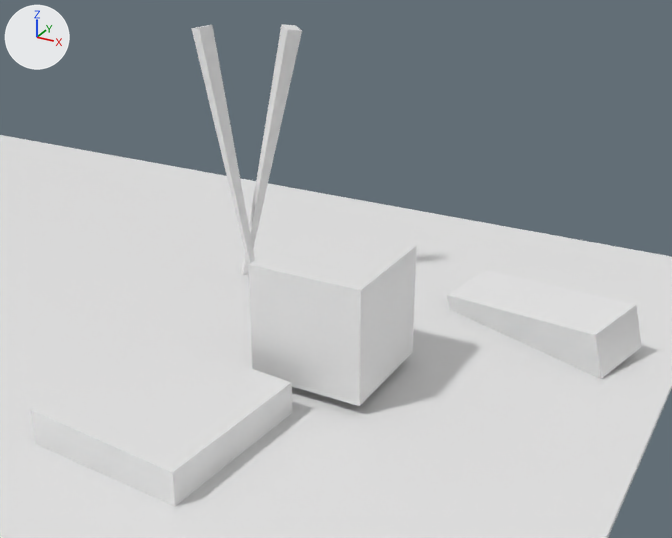
One commit to the Blender file blend-files/demo2.blend: the scene before it, then after it.
Camera for both pictures: a camera (50 mm lens) standing at (19.04, -34.47, 22.75) and looking at (0.19, -0.2, 5.62). Arrows for +X, +Y and +Z are at upper left; the lights stay in place.

Before the edit, the objects in view are built like this:
```python
me_cube = bpy.data.meshes.new('Cube')
me_cube.from_pydata(...)  # a box spanning x -0.28..0.28, y -0.38..0.38, z -1.15..1.15
me_cube_004 = bpy.data.meshes.new('Cube.004')
me_cube_004.from_pydata(...)  # a box spanning x -0.5..0.5, y -0.5..0.5, z -0.5..0.5
me_cube_013 = bpy.data.meshes.new('Cube.013')
me_cube_013.from_pydata([(-0.28, 0.09, 5.57), (-0.07, -0.12, -5.72), (-0.28, -0.48, 5.57), (-0.07, -0.27, -5.72), (0.28, 0.09, 5.57), (0.07, -0.12, -5.72), (0.28, -0.48, 5.57), (0.07, -0.27, -5.72)], [], [(0, 1, 3, 2), (2, 3, 7, 6), (6, 7, 5, 4), (4, 5, 1, 0), (2, 6, 4, 0), (7, 3, 1, 5)])
ob_chopsticks_2_006 = bpy.data.objects.new('chopsticks_2.006', me_cube_013)
ob_chopsticks_2_006.location = (-10.18, 7.09, 6.55)
ob_chopsticks_2_006.rotation_euler = (3.221, -2.963, 8.999)  # degrees (185, -170, 156)
ob_chopsticks_2_006.scale = (1.47, 1.47, 1.47)
ob_gyoza = bpy.data.objects.new('Gyoza', me_cube_004)
ob_gyoza.location = (0.0, 0.0, 3.37)
ob_gyoza.scale = (5.67, 5.67, 5.67)
ob_renge = bpy.data.objects.new('Renge', me_cube)
ob_renge.location = (7.33, 8.85, 0.76)
ob_renge.rotation_euler = (-5.413, 1.805, -2.648)  # degrees (-310, 103, -152)
ob_renge.scale = (4.25, 4.25, 4.25)
# also in view: 'Cube.006' at (-4.09, -7.73, 0.69); 'Floor' at (-17.79, -9.44, -0.15); 'chopsticks_2.001' at (-8.66, 8.04, 6.7)
```
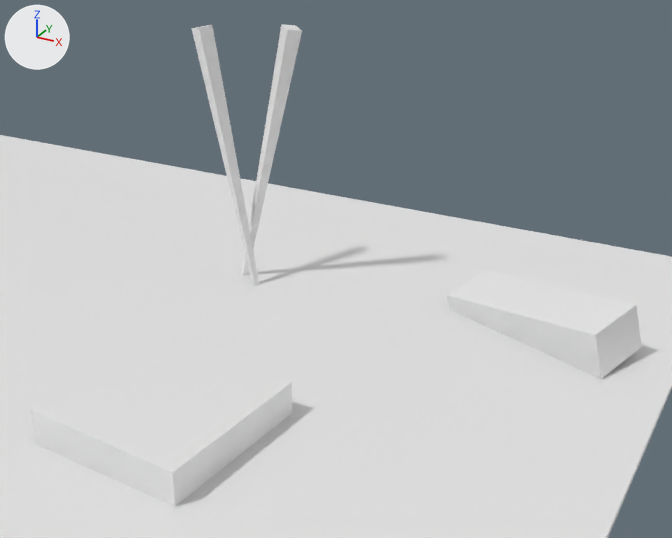
Boxes [x1, y1, x2, y2] around the edits, measured in the pictures (672 x 538 px):
'Gyoza', hidden
    before: [248, 225, 417, 406]

Patch to the scene script:
```diff
--- a/blend-files/demo2.blend.py
+++ b/blend-files/demo2.blend.py
@@ ob_gyoza @@
 ob_gyoza = bpy.data.objects.new('Gyoza', me_cube_004)
-ob_gyoza.location = (0.0, 0.0, 3.37)
+ob_gyoza.location = (0.0, 0.0, 4.46)
+ob_gyoza.rotation_euler = (0.0, 0.0, 0.648)  # degrees (0, 0, 37)
 ob_gyoza.scale = (5.67, 5.67, 5.67)
+ob_gyoza.hide_render = True
```
